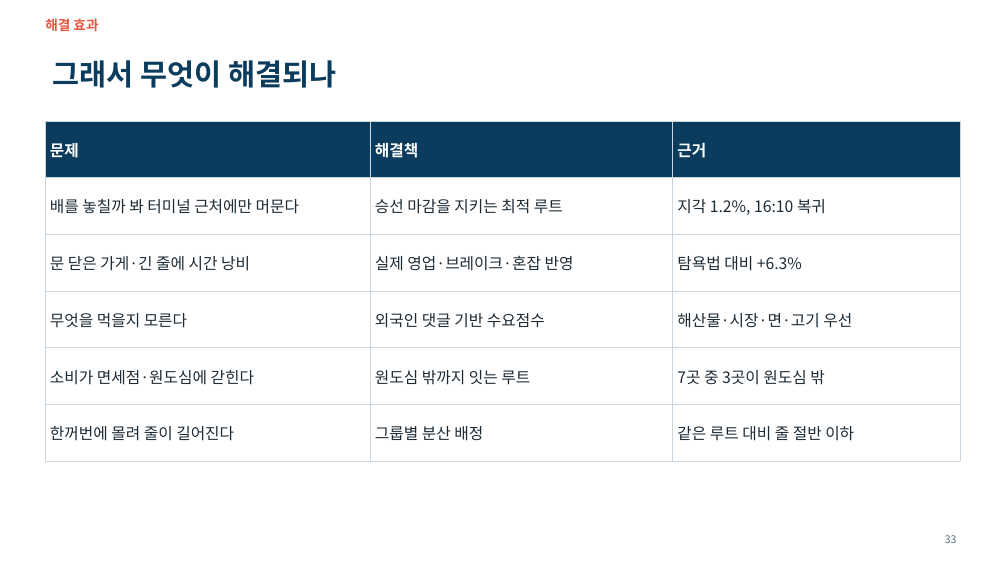
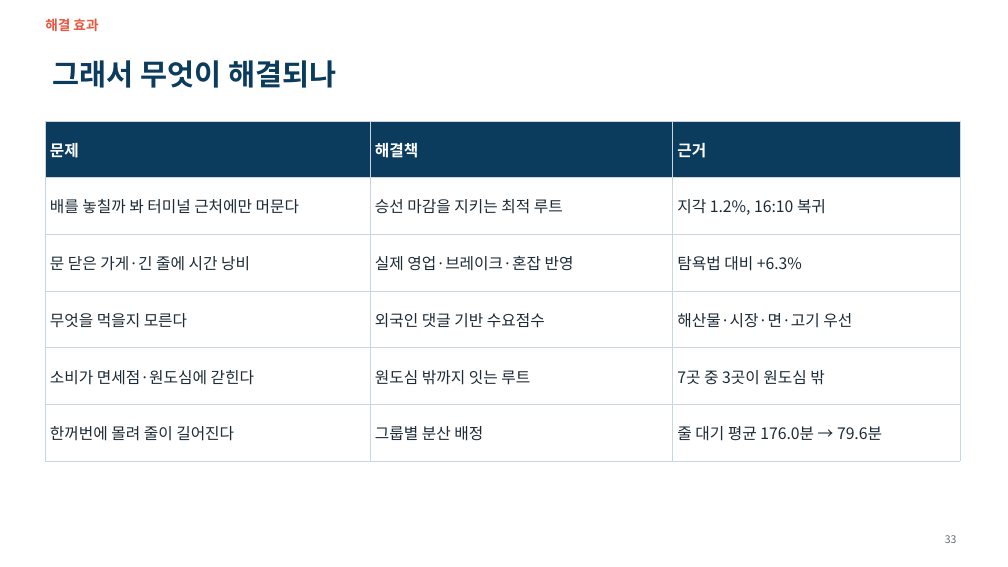
Before and after one commit to ddayoung03/busan-cruise-unpassing, a slide deck: slide 33 of 05_문서/3주차_발표자료.pptx. Drawn at 1008x567 pixels with LibreOffice and Linux fonts; fonts in the diff are those of the drawing. Boxes give left, top, right and bottom in pixels: in the first picture for what was removed or moved away, otherwise in the second. Text is boxed around its words. In the diff, an @@ line names an element or a change of style, - is before the commit and + after.

```diff
--- a/05_문서/3주차_발표자료.pptx
+++ b/05_문서/3주차_발표자료.pptx
@@ table at [45,121,960,445] @@
-row 6, column 3: 같은 루트 대비 줄 절반 이하
+row 6, column 3: 줄 대기 평균 176.0분 → 79.6분
```
Also in this commit, not shown: 1 other slide changed, 7 other files.
